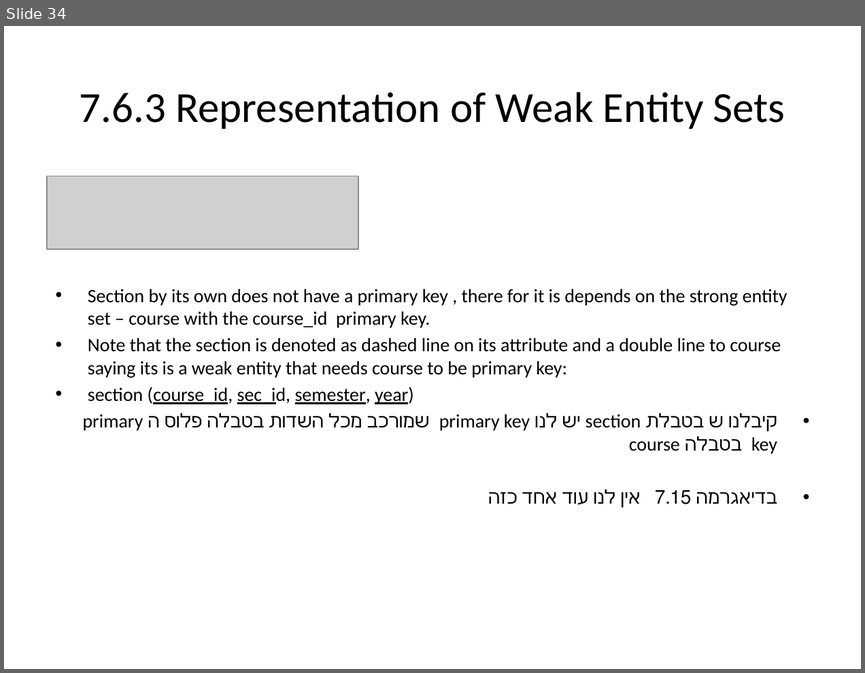
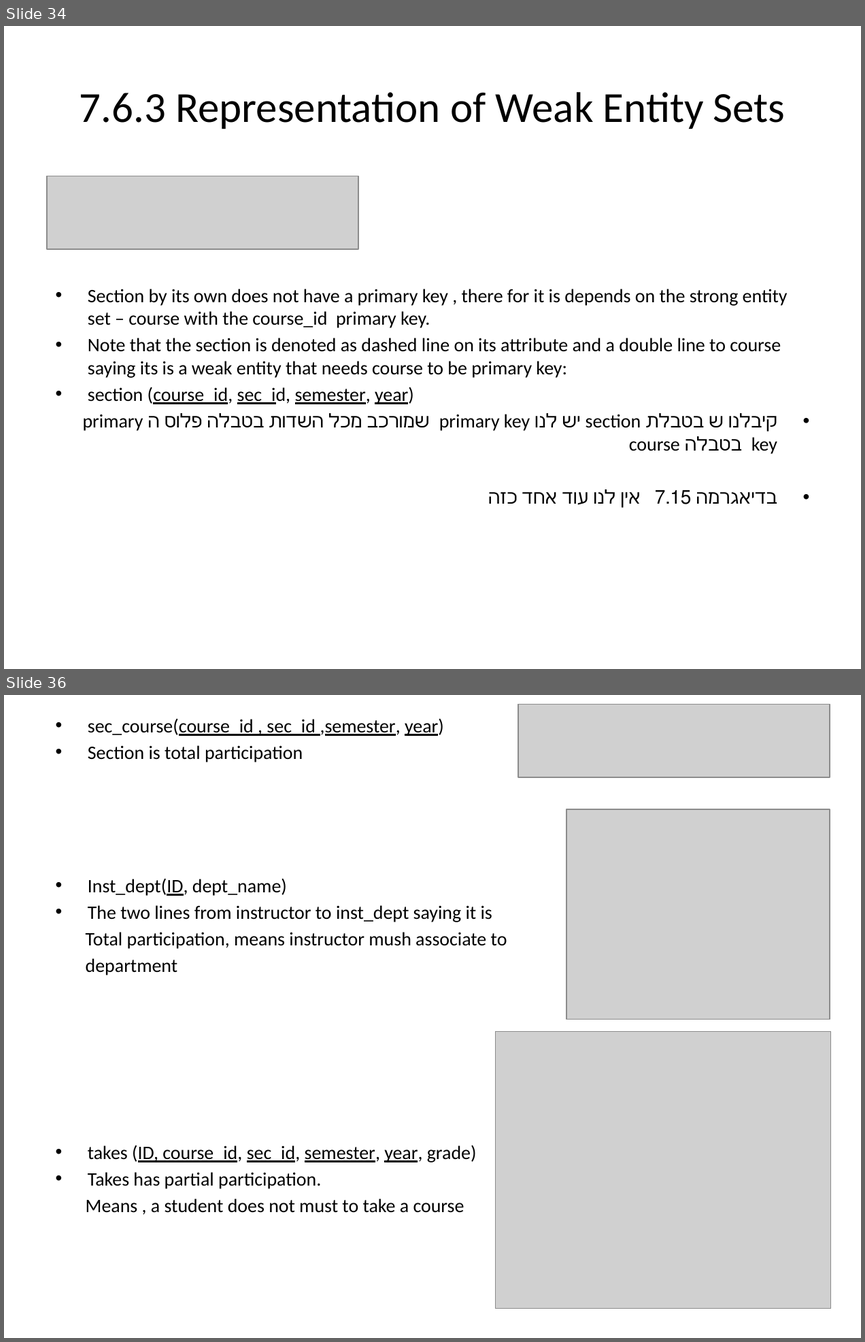
Before and after one commit to Kaitel/OOP, a slide deck: 20277 Database systems/Entity–relationship model.pptx. Shown one above the other, each under a label of ours: slide 34 before the commit, slides 34 and 36 after it; the slides between them are not shown. The pictures are 865x673 and 865x1342 pixels, drawn with LibreOffice and Linux fonts; fonts in the diff are those of the drawing; grey boxes stand for pictures. Boxes give left, top, right and bottom in pixels: in the first picture for what was removed or moved away, otherwise in the second. Text is boxed around its words. In the diff, an @@ line names an element or a change of style, - is before the commit and + after.

```diff
--- a/20277 Database systems/Entity–relationship model.pptx
+++ b/20277 Database systems/Entity–relationship model.pptx
@@ slide 36 added at (4,695,861,1338), background #FFFFFF @@
@@ picture added at (518,705,830,777) @@
@@ text added at (86,719,507,1212), 16 pt, text #000000 @@
+• sec_course(course_id , sec_id ,semester, year)
+• Section is total participation
+• Inst_dept(ID, dept_name)
+• The two lines from instructor to inst_dept saying it is
+Total participation, means instructor mush associate to
+department
+• takes (ID, course_id, sec_id, semester, year, grade)
+• Takes has partial participation.
+Means , a student does not must to take a course
@@ picture added at (566,809,829,1019) @@
@@ picture added at (495,1032,831,1308) @@
```
Also in this commit, not shown: 10 slides changed, 7 other slides added, 2 slides removed, 2 other files.
